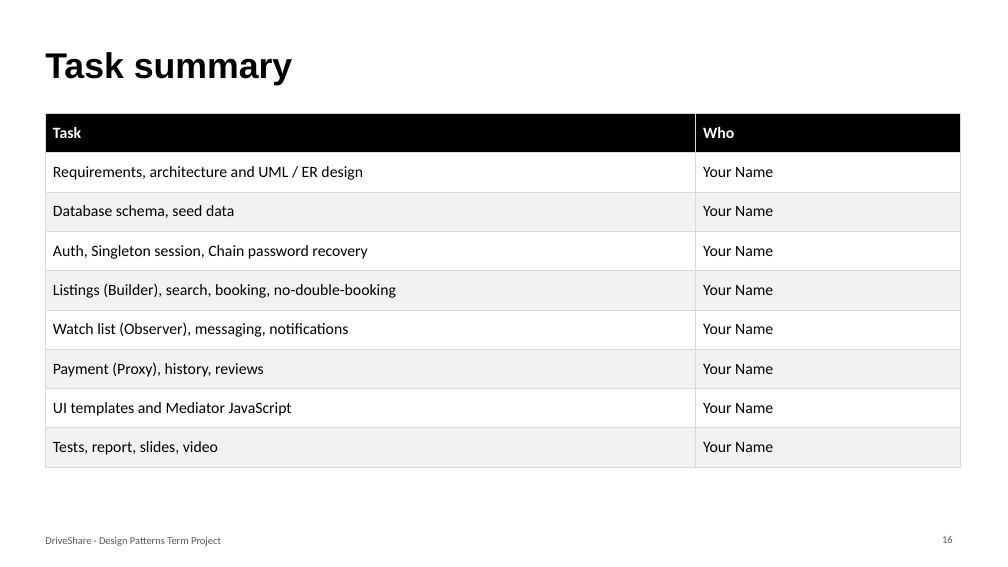
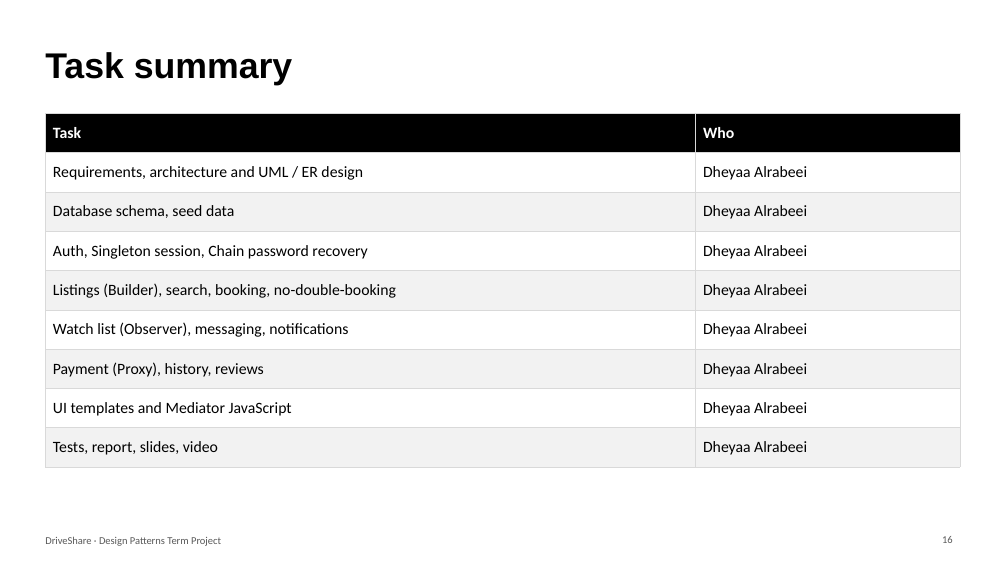
Before and after one commit to dheyaa-create/Term-Project-Cis-476-001, a slide deck: slide 16 of docs/DriveShare_Presentation.pptx. Drawn at 1008x567 pixels with LibreOffice and Linux fonts; fonts in the diff are those of the drawing. Boxes give left, top, right and bottom in pixels: in the first picture for what was removed or moved away, otherwise in the second. Text is boxed around its words. In the diff, an @@ line names an element or a change of style, - is before the commit and + after.

```diff
--- a/docs/DriveShare_Presentation.pptx
+++ b/docs/DriveShare_Presentation.pptx
@@ table at [45,113,960,459] @@
-row 2, column 2: Your Name
+row 2, column 2: Dheyaa Alrabeei
-row 3, column 2: Your Name
+row 3, column 2: Dheyaa Alrabeei
-row 4, column 2: Your Name
+row 4, column 2: Dheyaa Alrabeei
-row 5, column 2: Your Name
+row 5, column 2: Dheyaa Alrabeei
-row 6, column 2: Your Name
+row 6, column 2: Dheyaa Alrabeei
-row 7, column 2: Your Name
+row 7, column 2: Dheyaa Alrabeei
-row 8, column 2: Your Name
+row 8, column 2: Dheyaa Alrabeei
-row 9, column 2: Your Name
+row 9, column 2: Dheyaa Alrabeei
```
Also in this commit, not shown: 4 other slides changed, 26 other files.
